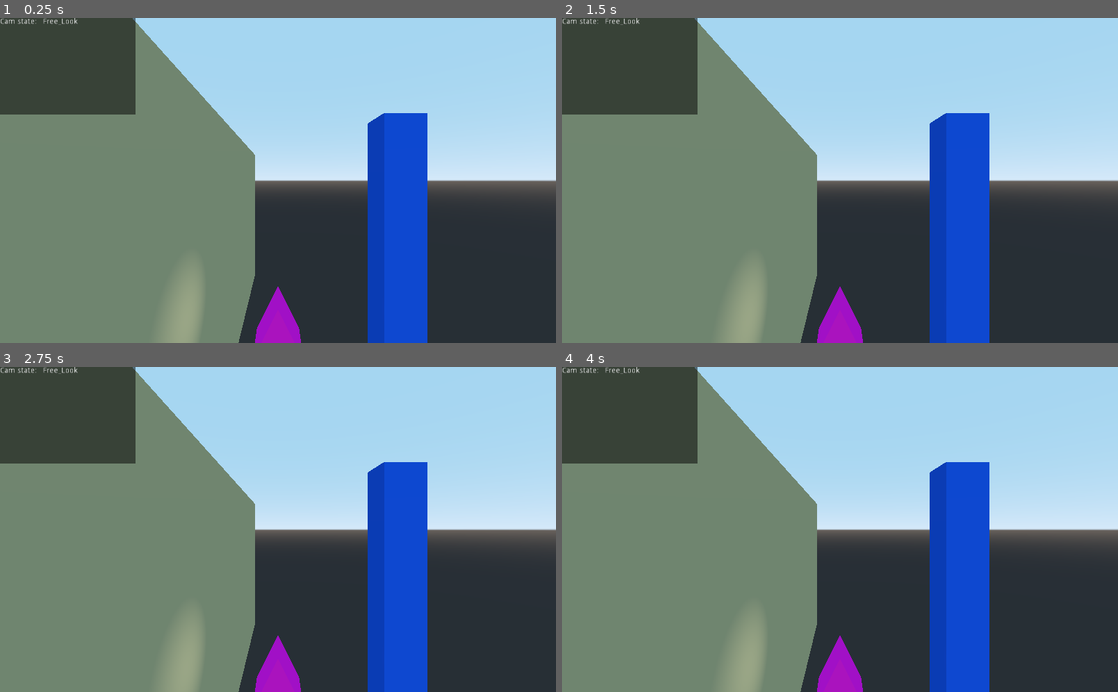
Above: before the commit, frames 1-4 (two rows, left to right).
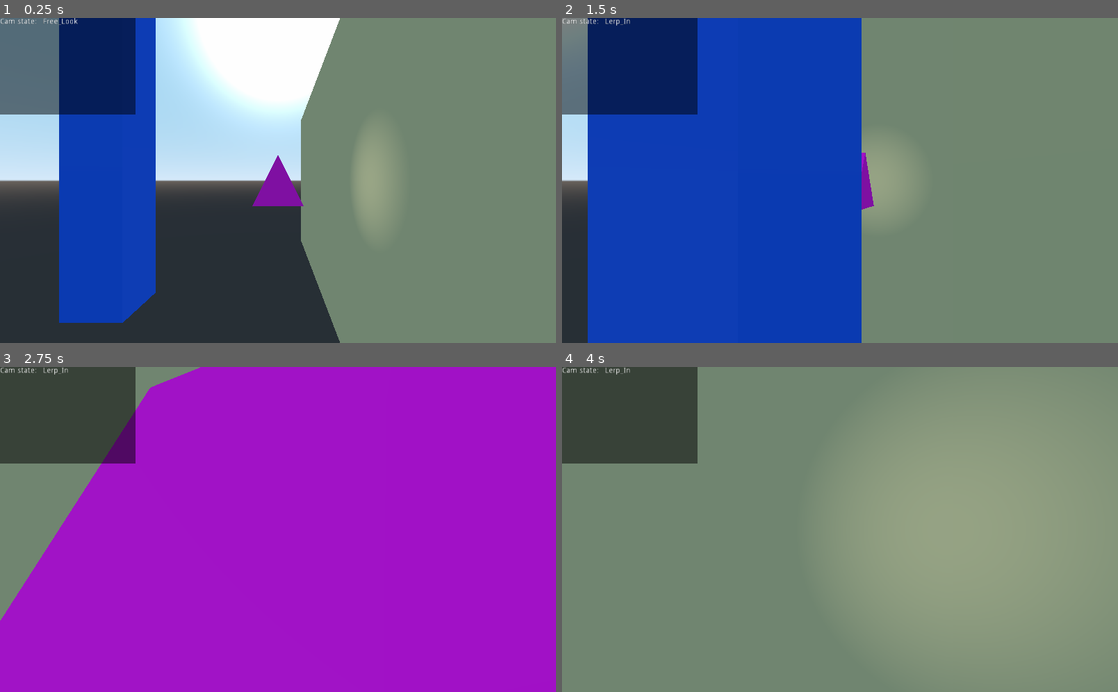
Above: after the commit, the same moments.

Repository: niklas-berg/Camera-State-Machine
Game: Godot game, scene res://Try hard.tscn
Two runs of this game, one before a commit and one after it. Both use one fixed random seed, a clock stepped at 60 frames per second and the inputs below.
Inputs (mouse positions are in pixels of both pictures, inside the frame that each line leads up to):
- Up to frame 1 (0.25 s): no input
- Up to frame 2 (1.5 s): tap Enter at 0.5 s; move the mouse to (867, 180) at 0.52 s; hold Up (ui_up) from 0.53 s (still down); tap Space at 1.25 s; move the mouse to (812, 180) at 1.27 s
- Up to frame 3 (2.75 s): keep holding Up (ui_up); move the mouse to (289, 523) at 2.02 s
- Up to frame 4 (4 s): keep holding Up (ui_up); move the mouse to (834, 536) at 2.77 s; tap Enter at 3.5 s; move the mouse to (878, 532) at 3.52 s

The runs differ from the first frame. In frame 1, 94% of the frame differs, in the area x 0-100%, y 0-100%; in frame 2, 100%; in frame 3, 88%; in frame 4, 60%.

Commit message:
Updated globals
Variables can now be shared between states.

Diff:
--- a/Cam_Globals.gd
+++ b/Cam_Globals.gd
@@ -1,6 +1,16 @@
 extends Node
+
+onready var camera = get_node("/root/Node/Camera")
+onready var target = get_node("/root/Node/Mavis")
 
 var SENSITIVITY = 0.005
 var DISTANCE = 10.0
 var HEIGHT = 10.0
 var LERP_SPEED = 0.5
+
+var cam_pos = Vector3()
+var angle_y = 0.0
+
+func _ready():
+	cam_pos.z = cos(angle_y) * DISTANCE
+	cam_pos.x = -sin(angle_y) * DISTANCE
--- a/Camera_Interface.gd
+++ b/Camera_Interface.gd
@@ -2,9 +2,16 @@
 
 signal finished(next_state_name)
 
-#var x: float
 
-# For now enter() and exit() are dummy placeholders. Might come in handy soon.
+onready var globals = get_node("/root/Node/Camera/States")
+var mouse_delta = Vector2()
+
+var obstacle = null
+var last_obstacle_position = Vector3()
+
+#func _ready():
+#	pass
+
 func enter():
 	pass
 
@@ -12,7 +19,11 @@
 	pass
 
 func update(delta):
-	pass
+	var space_state = globals.camera.get_world().get_direct_space_state()
+	obstacle = space_state.intersect_ray(globals.target.get_global_transform().origin, globals.cam_pos)
+	globals.camera.look_at_from_position(globals.cam_pos, globals.target.get_global_transform().origin, Vector3(0, 1, 0))
 
-func handle_input(event):
-	pass
+func handle_input(_event):
+#	print(mouse_delta)
+	globals.cam_pos.z = cos(globals.angle_y) * 10
+	globals.cam_pos.x = -sin(globals.angle_y) * 10
--- a/Free_Look.gd
+++ b/Free_Look.gd
@@ -1,4 +1,5 @@
 extends "Camera_Interface.gd"
+#onready var globals = get_node("../States")
 
 func enter():
 	pass
@@ -6,7 +7,16 @@
 func exit():
 	pass
 
-func handle_input(event):
-	print("ASDASDASD")
+func handle_input(_event):
+	if _event is InputEventMouseMotion:
+		mouse_delta = _event.relative
+	globals.angle_y += mouse_delta.x * globals.SENSITIVITY
+	.handle_input(_event)
+
 func update(delta):
-	pass
+
+	.update(delta)
+	if not obstacle.empty():
+		last_obstacle_position = obstacle.position
+		print(last_obstacle_position)
+		emit_signal("finished", "Lerp_In")
--- a/Lerp_In.gd
+++ b/Lerp_In.gd
@@ -1,5 +1,25 @@
 extends "Camera_Interface.gd"
 
-func handle_input(event):
-	if Input.is_action_just_pressed("ui_up"):
-		print("We Lerp In now!")
+var theta = 0.0
+var start_pos = Vector3()
+var end_pos = Vector3()
+
+func enter():
+	start_pos = globals.cam_pos
+	end_pos = last_obstacle_position
+	print(start_pos)
+
+func exit():
+	pass
+
+func handle_input(_event):
+	# Zooming out should not be allowed when camera is zooming in
+	if _event is InputEventMouseMotion and not _event.relative.y < 0:
+		mouse_delta = _event.relative
+	.handle_input(_event)
+
+func update(delta):
+	theta += 0.01
+	theta = clamp(theta, 0, 1)
+	globals.cam_pos = start_pos.linear_interpolate(end_pos, theta)
+	.update(delta)
--- a/project.godot
+++ b/project.godot
@@ -19,6 +19,10 @@
 run/main_scene="res://Try hard.tscn"
 config/icon="res://icon.png"
 
+[autoload]
+
+Cam_Globals="*res://Cam_Globals.gd"
+
 [rendering]
 
 environment/default_environment="res://default_env.tres"
